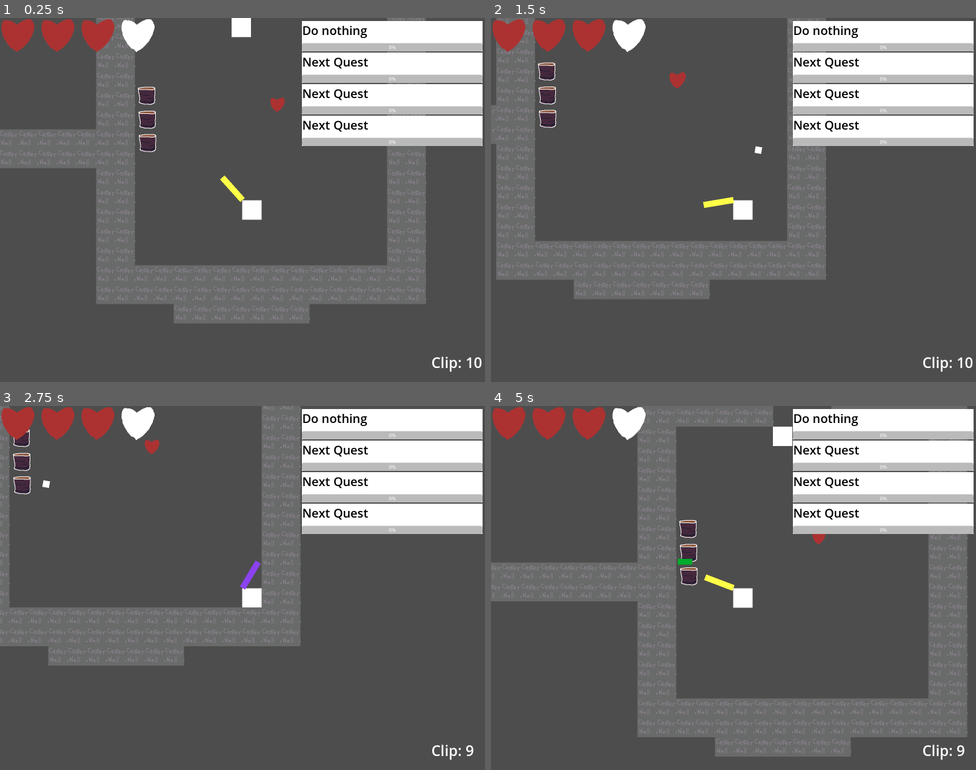
Above: before the commit, frames 1-4 (two rows, left to right).
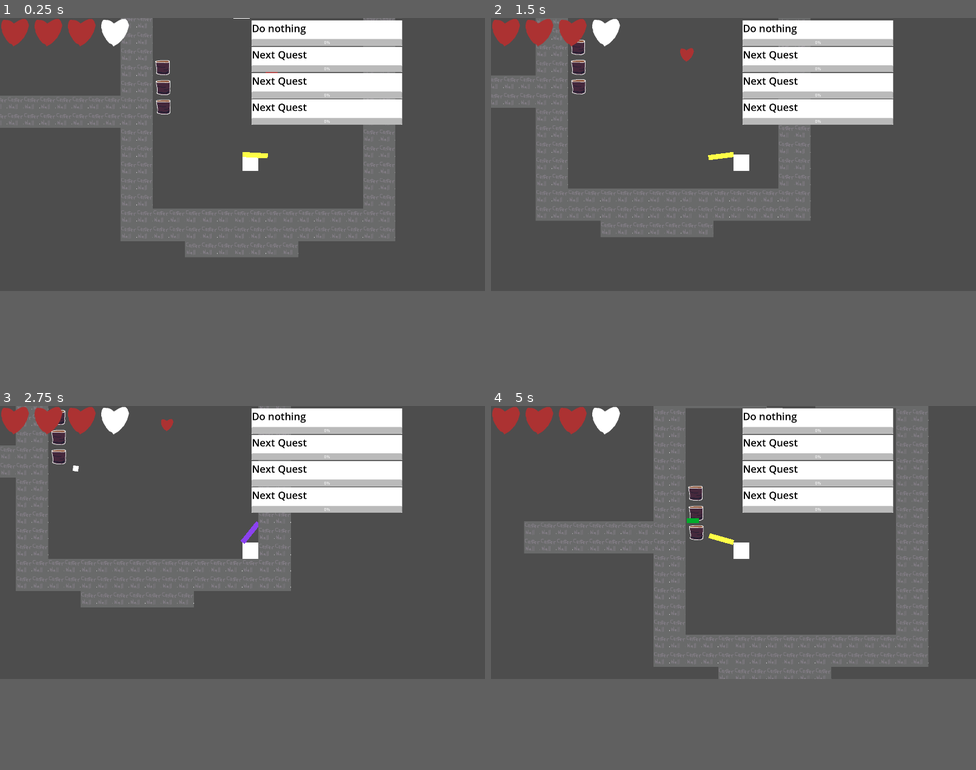
Above: after the commit, the same moments.

Repository: precup/LD51
Game: Godot game, scene res://root.tscn
Two runs of this game, one before a commit and one after it. Both use one fixed random seed, a clock stepped at 60 frames per second and the inputs below.
Inputs (mouse positions are in pixels of both pictures, inside the frame that each line leads up to):
- Up to frame 1 (0.25 s): no input
- Up to frame 2 (1.5 s): tap Enter at 0.5 s; move the mouse to (840, 181) at 0.52 s; hold D (right) 0.53-1.28 s; tap Mouse wheel up (change_gun) at 0.6, 1.35 s; click (840, 181) at 0.67 s; move the mouse to (636, 218) at 1.27 s; hold S (down) from 1.28 s (still down)
- Up to frame 3 (2.75 s): move the mouse to (291, 507) at 2.02 s; release S (down) at 2.03 s; hold D (right) from 2.03 s (still down); tap Mouse wheel up (change_gun) at 2.1 s
- Up to frame 4 (5 s): move the mouse to (709, 660) at 2.77 s; release D (right) at 2.78 s; hold W (up) 2.78-3.53 s; tap Mouse wheel up (change_gun) at 2.85, 3.6, 4.35 s; click (709, 660) at 2.92 s; move the mouse to (879, 642) at 3.52 s; hold A (left) from 3.53 s (still down); move the mouse to (588, 533) at 4.27 s
In our replay, the window is 800x600 before the commit and 800x450 after it. These sizes can differ from the game's own. Grey fills any space a smaller window leaves; there, only what the larger window draws over its background counts as a difference.

The runs differ from the first frame. In frame 1, 41% of the frame differs, in the area x 0-100%, y 0-98%; in frame 2, 38%; in frame 3, 33%; in frame 4, 45%.

Commit message:
Window changes

Diff:
--- a/project.godot
+++ b/project.godot
@@ -55,9 +55,10 @@
 
 [display]
 
-window/size/viewport_width=1600
-window/size/viewport_height=1200
-window/size/resizable=false
+window/size/viewport_width=1920
+window/size/viewport_height=1080
+window/stretch/mode="viewport"
+window/stretch/aspect="expand"
 
 [input]
 
@@ -116,3 +117,8 @@
 
 2d/default_gravity=0.0
 2d/default_gravity_vector=Vector2(0, 0)
+
+[rendering]
+
+anti_aliasing/quality/msaa_2d=1
+anti_aliasing/quality/screen_space_aa=1
